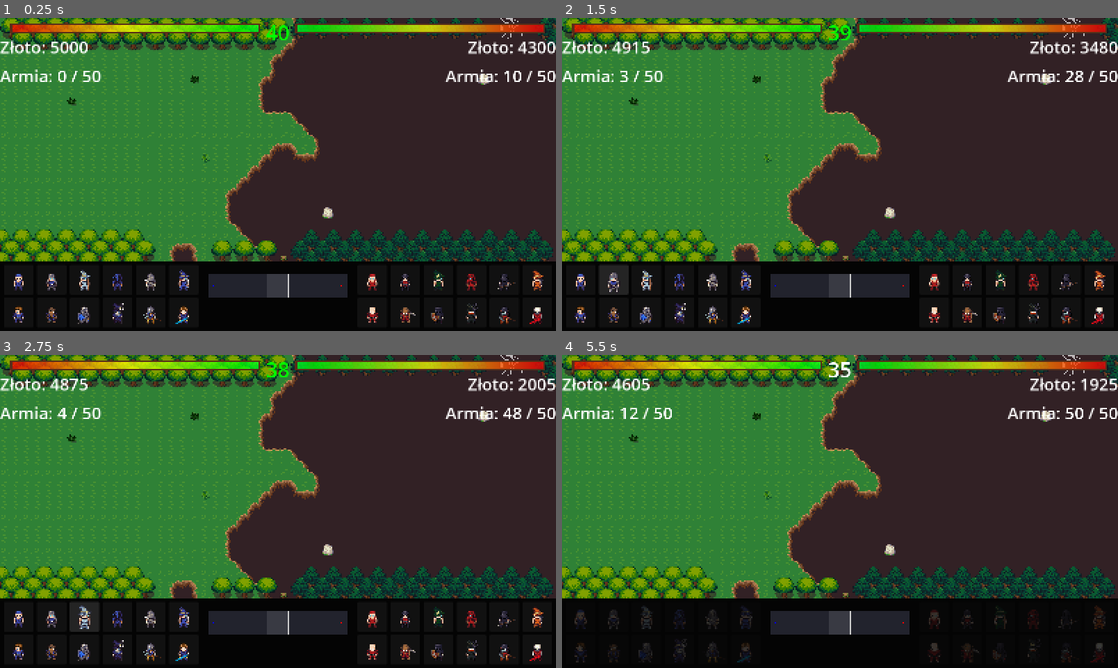
Above: before the commit, frames 1-4 (two rows, left to right).
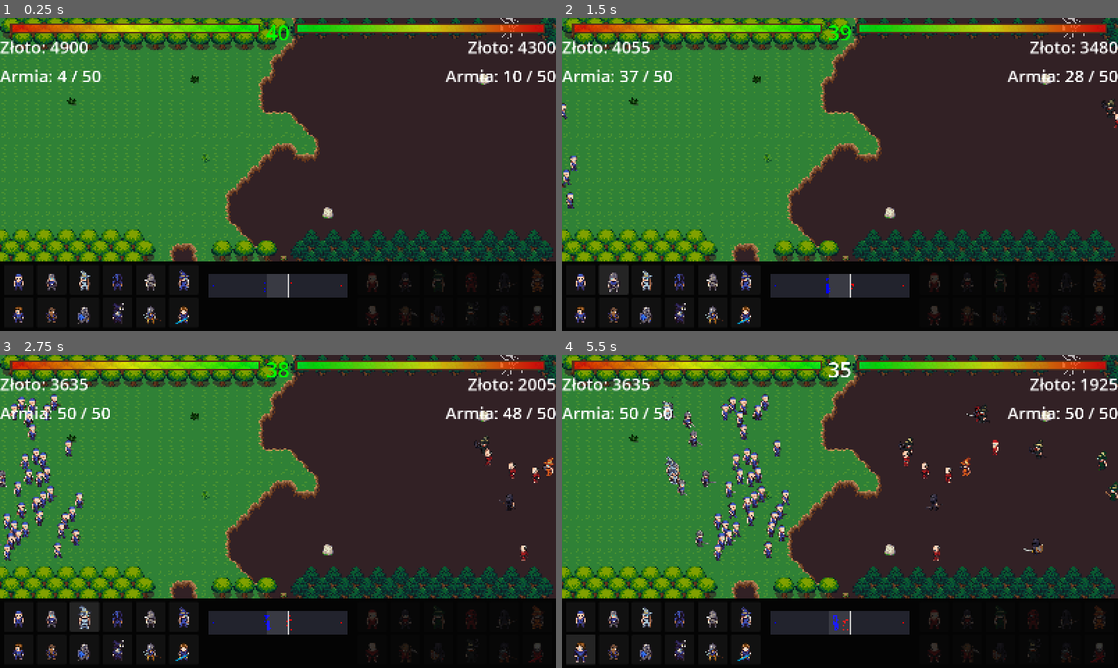
Above: after the commit, the same moments.

Repository: wojmichaluk/miragine-quest
Game: Godot game, scene res://scenes/Main.tscn
The game is run twice, just before and just after one commit, with the same random seed, the same clock (stepped at 60 frames per second) and the same inputs. The project has no main scene, so this scene is started directly. The engine's default icon, where the game draws it, is replaced by a stand-in: a white triangle on a blue panel in a dark square.
Inputs (mouse positions are in pixels of both pictures, inside the frame that each line leads up to):
- Up to frame 1 (0.25 s): no input
- Up to frame 2 (1.5 s): click (578, 280) at 0.52 s; click (612, 280) at 1.27 s
- Up to frame 3 (2.75 s): click (83, 617) at 2.02 s
- Up to frame 4 (5.5 s): click (678, 617) at 2.77 s; click (712, 617) at 3.52 s; click (745, 617) at 4.27 s; click (578, 649) at 5.02 s

The runs differ from the first frame. In frame 1, 1.0% of the frame differs, in the area x 9-98%, y 7-99%; in frame 2, 1.4%; in frame 3, 3.4%; in frame 4, 4.6%, in the area x 0-100%, y 7-99%.
Error before the commit: Invalid access to property or key 'wide_attack' on a base object of type 'Dictionary'. (res://scripts/main.gd:173)

Commit message:
Automatic sending of player units; disabling selecting enemy units

Diff:
--- a/godot-project/scenes/EnemyUnit.tscn
+++ b/godot-project/scenes/EnemyUnit.tscn
@@ -3,7 +3,7 @@
 [ext_resource type="Script" uid="uid://q6g0f8ws6goq" path="res://scripts/unit.gd" id="2_3lyxy"]
 
 [sub_resource type="RectangleShape2D" id="RectangleShape2D_3lyxy"]
-size = Vector2(24, 24)
+size = Vector2(1, 1)
 
 [sub_resource type="RectangleShape2D" id="RectangleShape2D_1inur"]
 size = Vector2(300, 1800)
--- a/godot-project/scenes/PlayerUnit.tscn
+++ b/godot-project/scenes/PlayerUnit.tscn
@@ -3,7 +3,7 @@
 [ext_resource type="Script" uid="uid://q6g0f8ws6goq" path="res://scripts/unit.gd" id="1_nkwui"]
 
 [sub_resource type="RectangleShape2D" id="RectangleShape2D_34bfp"]
-size = Vector2(24, 24)
+size = Vector2(1, 1)
 
 [sub_resource type="RectangleShape2D" id="RectangleShape2D_xgtta"]
 size = Vector2(300, 1800)
--- a/godot-project/scripts/main.gd
+++ b/godot-project/scripts/main.gd
@@ -32,6 +32,10 @@
 signal gold_changed(new_amount, is_player)
 signal time_changed(seconds_left, is_shopping)
 signal weight_changed(current, maximum, is_player)
+
+# Spawn unit utility
+var active_unit_id
+var spawn_delay_per_weight = 0.05
 
 # Called when the node enters the scene tree for the first time.
 func _ready() -> void:
@@ -56,6 +60,9 @@
 	weight_changed.emit(player_current_weight, max_weight_limit, true)
 	weight_changed.emit(enemy_current_weight, max_weight_limit, false)
 
+	# Initial player unit selection
+	select_active_unit(0)
+
 	# Initial AI purchase
 	enemy_ai_purchase()
 
@@ -108,14 +115,25 @@
 				enemy_units_data = json.data
 
 
+func select_active_unit(unit_id):
+	active_unit_id = unit_id
+	var unit_data = player_units_data[str(unit_id)]
+	var spawn_delay = spawn_delay_per_weight * unit_data["weight"]
+	$CanvasLayer/UI.update_unit_selection(unit_id, spawn_delay)
+
+
 func spawn_unit(unit_id: int, is_player: bool):
-	# Check if can buy unit
-	if not is_shopping_phase() or not can_afford(unit_id, is_player):
-		return
+	# Check if can buy unit (shopping_phase)
+	if not is_shopping_phase():
+		return 0
+
+	# Check if can buy unit (gold cost)
+	if not can_afford(unit_id, is_player):
+		return 1
 
 	# Check if unit weight limit is respected
 	if not weight_fits(unit_id, is_player):
-		return
+		return 2
 
 	# Choosing proper unit data
 	var unit_data: Dictionary
@@ -149,7 +167,7 @@
 	new_unit.is_player = is_player
 
 	# Setting unit orientation
-	new_unit.position = Vector2(-dir * 1500, randf_range(120, 580))
+	new_unit.position = Vector2(-dir * 1000, randf_range(120, 580))
 	new_unit.direction = dir
 
 	# Setting unit attributes
@@ -166,11 +184,14 @@
 
 	# Setting animation frames for walk and attack
 	new_unit.walk_row = unit_data["walk_row"]
+	new_unit.wide_walk = unit_data["wide_walk"]
+
 	for frame in unit_data["walk_frames"]:
 		new_unit.walk_frames.append(int(frame))
 
 	new_unit.attack_row = unit_data["atk_row"]
-	new_unit.wide_attack = unit_data["wide_attack"]
+	new_unit.wide_atk = unit_data["wide_atk"]
+
 	for frame in unit_data["atk_frames"]:
 		new_unit.attack_frames.append(int(frame))
 
@@ -185,6 +206,7 @@
 		new_unit.get_node("Sprite2D").texture = enemy_textures[unit_id]
 
 	$UnitsNode.add_child(new_unit)
+	return 3
 
 
 func is_shopping_phase() -> bool:
@@ -209,11 +231,7 @@
 	current_time -= 1.0
 	time_changed.emit(int(current_time), is_shopping_phase())
 
-	if current_time == round_time - shopping_phase_duration:
-		$CanvasLayer/UI.set_buttons_enabled(false)
-
 	if current_time <= 0:
-		$CanvasLayer/UI.set_buttons_enabled(true)
 		start_new_round()
 
 
@@ -233,12 +251,15 @@
 	weight_changed.emit(player_current_weight, max_weight_limit, true)
 	weight_changed.emit(enemy_current_weight, max_weight_limit, false)
 
+	# Player unit selection
+	select_active_unit(active_unit_id)
+
 	# Let the 'AI' make a purchase
 	enemy_ai_purchase()
 
 
 func enemy_ai_purchase():
 	# Simple AI: buy random units
-	for i in range(20):
+	for i in range(50):
 		spawn_unit(randi_range(0, 11), false)
 		await get_tree().create_timer(0.2).timeout
--- a/godot-project/scripts/ui.gd
+++ b/godot-project/scripts/ui.gd
@@ -4,6 +4,7 @@
 var player_icons_textures = []
 var enemy_icons_textures = []
 var unit_button_scene = preload("res://scenes/UnitButton.tscn")
+var active_unit_id
 
 # Called when the node enters the scene tree for the first time.
 func _ready() -> void:
@@ -13,6 +14,9 @@
 		enemy_icons_textures.append(load("res://assets/units/enemy/unit" + str(i) + ".png"))
 
 	create_buttons()
+
+	# Enable player buttons and disable enemy buttons
+	set_buttons()
 
 
 # Called every frame. 'delta' is the elapsed time since the previous frame.
@@ -57,6 +61,21 @@
 			right_group.add_child(button)
 
 
+func set_buttons():
+	var player_unit_buttons = $Panel/MarginContainer/HBoxContainer/GridLeft.get_children()
+	var enemy_unit_buttons = $Panel/MarginContainer/HBoxContainer/GridRight.get_children()
+
+	for button in player_unit_buttons:
+		if button is Button:
+			button.disabled = false
+			button.modulate.a = 1.0
+
+	for button in enemy_unit_buttons:
+		if button is Button:
+			button.disabled = true
+			button.modulate.a = 0.5
+
+
 func update_gold_display(amount: int, is_player: bool):
 	if is_player:
 		$Labels/PlayerGold.text = "Złoto: " + str(amount)
@@ -81,21 +100,17 @@
 		$Labels/EnemyCapacity.text = "Armia: " + str(current) + " / " + str(maximum)
 
 
-func set_buttons_enabled(enabled: bool):
-	var player_unit_buttons = $Panel/MarginContainer/HBoxContainer/GridLeft.get_children()
-	var enemy_unit_buttons = $Panel/MarginContainer/HBoxContainer/GridRight.get_children()
-
-	# Joining unit buttons together
-	var unit_buttons = player_unit_buttons + enemy_unit_buttons
-
-	for button in unit_buttons:
-		if button is Button:
-			button.disabled = !enabled
-			button.modulate.a = 1.0 if enabled else 0.5
-
-
 func update_base_hp(current: float, maximum: float, is_player: bool):
 	var hp_bar = $ProgressBars/PlayerHealth if is_player else $ProgressBars/EnemyHealth
 	var target_value = 100 * (current / maximum)
 	var tween = create_tween()
 	tween.tween_property(hp_bar, "value", target_value, 0.3).set_trans(Tween.TRANS_SINE)
+
+
+func update_unit_selection(unit_id, spawn_delay):
+	active_unit_id = unit_id
+	var spawn_status = -1
+
+	while spawn_status != 0 and unit_id == active_unit_id:
+		spawn_status = get_tree().current_scene.spawn_unit(unit_id, true)
+		await get_tree().create_timer(spawn_delay).timeout
--- a/godot-project/scripts/unit.gd
+++ b/godot-project/scripts/unit.gd
@@ -18,15 +18,16 @@
 # Animation attributes
 @export var walk_row: int
 @export var walk_frames: Array[int] = []
+@export var wide_walk: int
 @export var attack_row: int
 @export var attack_frames: Array[int] = []
-@export var wide_attack: int
+@export var wide_atk: int
+var attack_tween: Tween
 
 var is_player: bool
-var attack_timer: float = 0.0
+var attack_timer: float
 var current_health: float
 var state: String = "walk"
-var is_dead: bool = false
 
 # Used only for magical attack type units
 var projectile_sent: bool = false
@@ -51,11 +52,14 @@
 # Called when the node enters the scene tree for the first time.
 func _ready() -> void:
 	current_health = max_health
-	reset_sprite_frames()
-
-	if not is_player:
-		sprite.flip_h = true
-
+	reset_attack_timer()
+
+	if wide_walk == 0:
+		set_sprite_frames_normal()
+	else:
+		set_sprite_frames_wide()
+
+	sprite.flip_h = not is_player
 	is_ready = true
 
 
@@ -67,57 +71,89 @@
 
 	if timer >= frame_time:
 		timer = 0.0
-		sprite.frame = (walk_row * sprite.hframes) + walk_frames[current_frame_index]
+		var frame = walk_frames[current_frame_index]
+
+		if wide_walk == 0:
+			sprite.frame = (walk_row * sprite.hframes) + frame
+		else:
+			sprite.region_rect = Rect2(frame * FRAME_SIZE, walk_row * FRAME_SIZE, 2 * FRAME_SIZE, FRAME_SIZE)
+
 		current_frame_index = (current_frame_index + 1) % walk_frames.size()
 
 
-func reset_sprite_frames():
-	sprite.region_enabled = false
-	sprite.offset.x = 0
-
-	# Calculating animation hframes and vframes
+func reset_attack_timer():
+	attack_timer = attack_speed
+
+	if attack_type == "magical":
+		attack_timer -= projectile_time
+
+
+func set_sprite_frames_normal():
+	# Calculating animation hframes and vframes, resetting region_enabled
 	sprite.hframes = sprite.texture.get_width() / FRAME_SIZE
 	sprite.vframes = sprite.texture.get_height() / FRAME_SIZE
-
-	sprite.frame = 0
-	current_frame_index = 0
+	sprite.region_enabled = false
+
+
+func set_sprite_frames_wide():
+	# Setting hframes and vframes to 1, setting region_enabled
+	sprite.hframes = 1
+	sprite.vframes = 1
+	sprite.region_enabled = true
 
 
 # Called every frame. 'delta' is the elapsed time since the previous frame.
 func _physics_process(delta: float) -> void:
-	if is_dead: return
+	if state == "dead": return
 
 	var closest_target = find_closest_target()
 	var target_to_attack = closest_target["target"]
-	var distance_to_target = closest_target["min_dist"]
+	var distance_to_target = closest_target["dist"]
 
 	# Conditional movement
 	var should_move = true
 
 	if target_to_attack != null and is_instance_valid(target_to_attack):
 		# Calculating direction to the target (approaching)
-		var direction_to_target = (target_to_attack.global_position - global_position).normalized()
-
-		if distance_to_target > attack_range:
-			velocity = direction_to_target * 0.75 * speed
+		var direction_to_target = shifted_direction_to_target(target_to_attack)
+
+		# Rotating the right side (so that character does not moonwalk)
+		sprite.flip_h = target_to_attack.global_position.x - global_position.x < 0
+
+		if distance_to_target > attack_range or \
+			(attack_type == "physical" and \
+			abs(target_to_attack.global_position.y - global_position.y) > 0.25 * FRAME_SIZE):
+			velocity = direction_to_target * 0.67 * speed
 
 			# Return to "walk" state
 			if state == "attack":
-				if wide_attack == 1: reset_sprite_frames()
+				if wide_atk == 1 and wide_walk == 0:
+					set_sprite_frames_normal()
+
+				current_frame_index = 0
+				sprite.flip_h = not is_player
 				state = "walk"
 		else:
+			should_move = false
 			velocity = Vector2.ZERO
 			state = "attack"
+
+			if wide_atk == 1 and wide_walk == 0:
+				set_sprite_frames_wide()
+
 			attack_target(target_to_attack, delta)
-			should_move = false
-	else:
-		attack_timer = 0.0
+	else:
+		reset_attack_timer()
 		velocity.x = speed * direction
 		velocity.y = 0
 
 		# Return to "walk" state
 		if state == "attack":
-			if wide_attack == 1: reset_sprite_frames()
+			if wide_atk == 1 and wide_walk == 0:
+				set_sprite_frames_normal()
+
+			current_frame_index = 0
+			sprite.flip_h = not is_player
 			state = "walk"
 
 	if should_move:
@@ -129,25 +165,58 @@
 	var bodies = attack_zone.get_overlapping_bodies()
 
 	var target = null
-	var min_dist = INF
+	var base = null
+	var min_metric_dist = INF
+	var min_real_dist = INF
 
 	# Finding the closest enemy
 	for body in bodies:
-		if body == self: continue
+		if body == self:
+			continue
+		elif body.is_in_group("base"):
+			base = body
+			continue
 
 		# Checking if it is an enemy
 		if (is_in_group("player") and body.is_in_group("enemy")) or \
 			(is_in_group("enemy") and body.is_in_group("player")):
-			var distance_to_enemy = global_position.distance_to(body.global_position)
-
-			if distance_to_enemy < min_dist:
+			var metric_dist = metric_distance(body)
+
+			if metric_dist < min_metric_dist:
 				target = body
-				min_dist = distance_to_enemy
+				min_metric_dist = metric_dist
+				min_real_dist = global_position.distance_to(body.global_position)
+
+	# Return base as a target only if there is no unit target
+	if target == null and base != null:
+		return {
+			"target": base,
+			"dist": global_position.distance_to(base.global_position)
+		}
 
 	return {
 		"target": target,
-		"min_dist": min_dist
+		"dist": min_real_dist
 	}
+
+
+func metric_distance(target):
+	var diff_x = abs(global_position.x - target.global_position.x)
+	var diff_y = abs(global_position.y - target.global_position.y)
+
+	return diff_x + 4 * diff_y
+
+
+func shifted_direction_to_target(target):
+	var vector_to_target = target.global_position - global_position
+	var angle_to_target = abs(vector_to_target.angle())
+
+	if is_player:
+		vector_to_target.x -= 3 * FRAME_SIZE * angle_to_target / PI
+	else:
+		vector_to_target.x += 3 * FRAME_SIZE * (PI - angle_to_target) / PI
+
+	return vector_to_target.normalized()
 
 
 func attack_target(target, delta):
@@ -184,26 +253,23 @@
 func play_attack_animation():
 	var frames_num = attack_frames.size()
 
+	if attack_tween:
+		attack_tween.kill()
+
 	# Creating tween engine
-	var tween = create_tween()
-
-	if wide_attack == 1:
-		# Temporarily change frames settings
-		sprite.hframes = 1
-		sprite.vframes = 1
-		sprite.region_enabled = true
-
-		tween.tween_method(
+	attack_tween = create_tween()
+
+	if wide_atk == 1:
+		attack_tween.tween_method(
 			func(index):
 				var frame = attack_frames[index]
-				sprite.region_rect = Rect2(frame * FRAME_SIZE, attack_row * FRAME_SIZE, 2 * FRAME_SIZE, FRAME_SIZE)
-				sprite.offset.x = FRAME_SIZE / 2 if is_player else -FRAME_SIZE / 2,
+				sprite.region_rect = Rect2(frame * FRAME_SIZE, attack_row * FRAME_SIZE, 2 * FRAME_SIZE, FRAME_SIZE),
 			0,
 			frames_num - 1,
 			frames_num * frame_time
 		)
 	else:
-		tween.tween_method(
+		attack_tween.tween_method(
 			func(index):
 				var frame = attack_frames[index]
 				sprite.frame = (attack_row * sprite.hframes) + frame,
@@ -219,18 +285,20 @@
 	else:
 		current_health -= amount * (10.0 - res_mag) / 10.0
 
-	if current_health <= 0 and not is_dead:
+	if current_health <= 0 and state != "dead":
+		state = "dead"
 		die()
 
 
 func die():
-	is_dead = true
-	state = "dead"
+	# Stop the animation attack if it currently happens
+	if attack_tween:
+		attack_tween.kill()
+
+	# Ensure that hframes and vframes are set 'normally'
+	set_sprite_frames_normal()
+
 	var frames_num = death_frames.size()
-
-	# Ensure that hframes and vframes are set correctly
-	if wide_attack == 1:
-		reset_sprite_frames()
 
 	# Play death animation
 	var tween = create_tween()
@@ -248,9 +316,9 @@
 	tween.finished.connect(queue_free)
 
 
-func set_attack_zone(range: float):
+func set_attack_zone(atk_range: float):
 	# Set range for both directions (horizontally)
-	$AttackZone/CollisionShape2D.shape.size.x = 2 * range
+	$AttackZone/CollisionShape2D.shape.size.x = 2 * atk_range
 
 
 func spawn_projectile(target, color):
--- a/godot-project/scripts/unit_button.gd
+++ b/godot-project/scripts/unit_button.gd
@@ -4,9 +4,12 @@
 var unit_id: int
 var is_player_side: bool
 
+# Signal to notify about active unit selection
+signal unit_selected(selected_unit_id)
+
 # Called when the node enters the scene tree for the first time.
 func _ready() -> void:
-	pass # Replace with function body.
+	unit_selected.connect(get_tree().current_scene.select_active_unit)
 
 
 # Called every frame. 'delta' is the elapsed time since the previous frame.
@@ -15,4 +18,4 @@
 
 
 func _on_pressed():
-	get_tree().current_scene.spawn_unit(unit_id, is_player_side)
+	unit_selected.emit(unit_id)
Not shown, changed: roadmap.md
